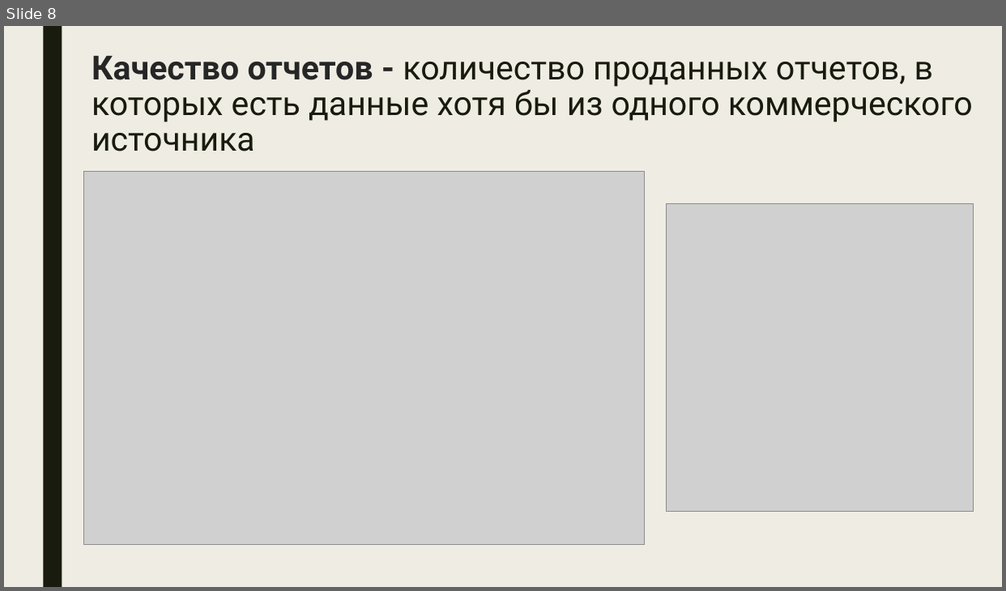
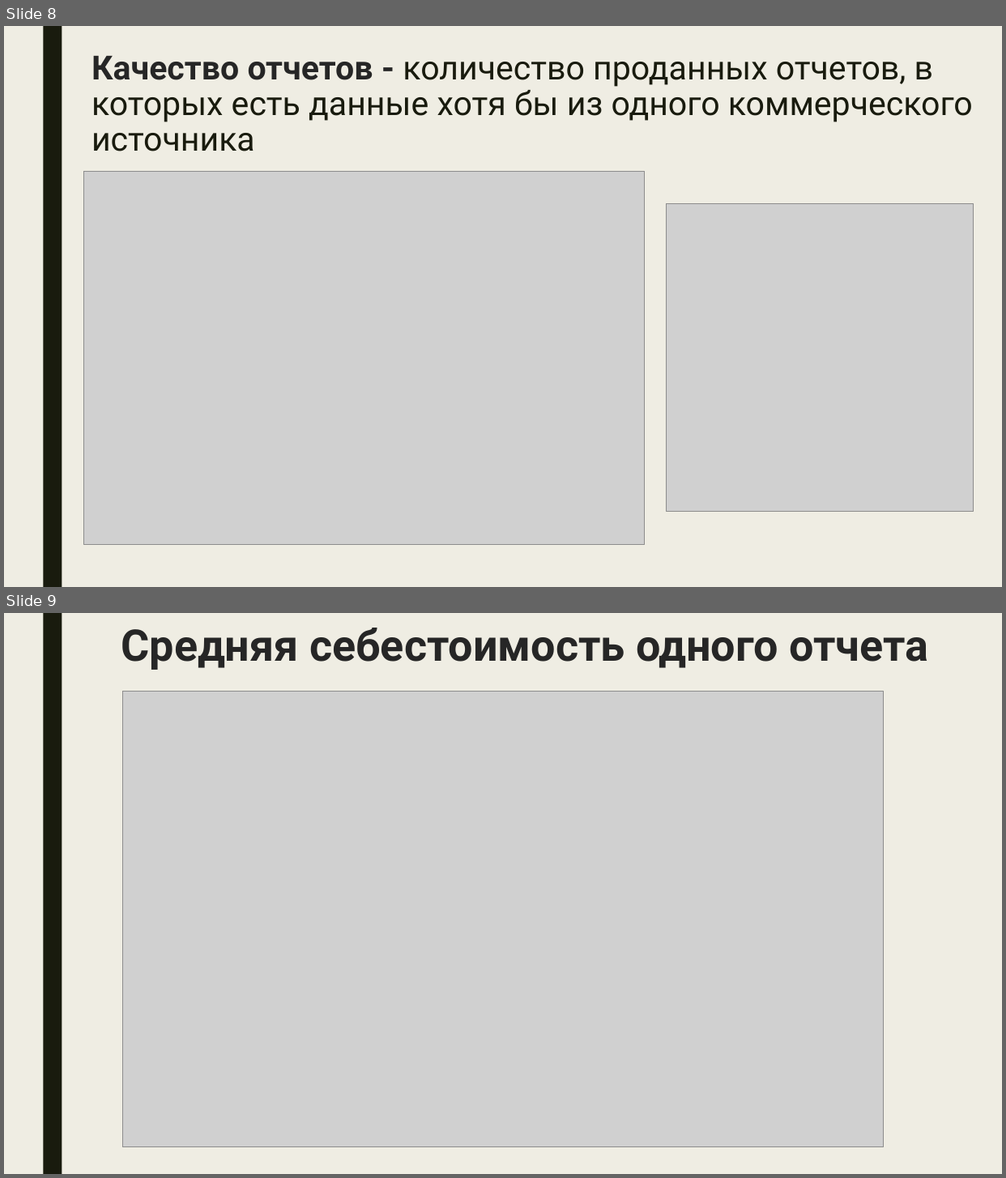
Before and after one commit to IAmSerepok/DataFromVariousSources, a slide deck: speech/presentation.pptx. Shown one above the other, each under a label of ours: slide 8 before the commit, slides 8 and 9 after it. The pictures are 1006x591 and 1006x1178 pixels, drawn with LibreOffice and Linux fonts; fonts in the diff are those of the drawing; grey boxes stand for pictures. Boxes give left, top, right and bottom in pixels: in the first picture for what was removed or moved away, otherwise in the second. Text is boxed around its words. In the diff, an @@ line names an element or a change of style, - is before the commit and + after.

```diff
--- a/speech/presentation.pptx
+++ b/speech/presentation.pptx
@@ slide 9 added at box(4, 613, 1002, 1174), background #EFEDE3; not listed: 1 template element that a slide beside it also shows @@
@@ text added at box(121, 628, 928, 670), 42 pt, text #262626, bold @@
+Средняя себестоимость одного отчета
@@ picture added at box(122, 691, 884, 1148) @@
```
Also in this commit, not shown: 3 other slides added, 1 other file.
